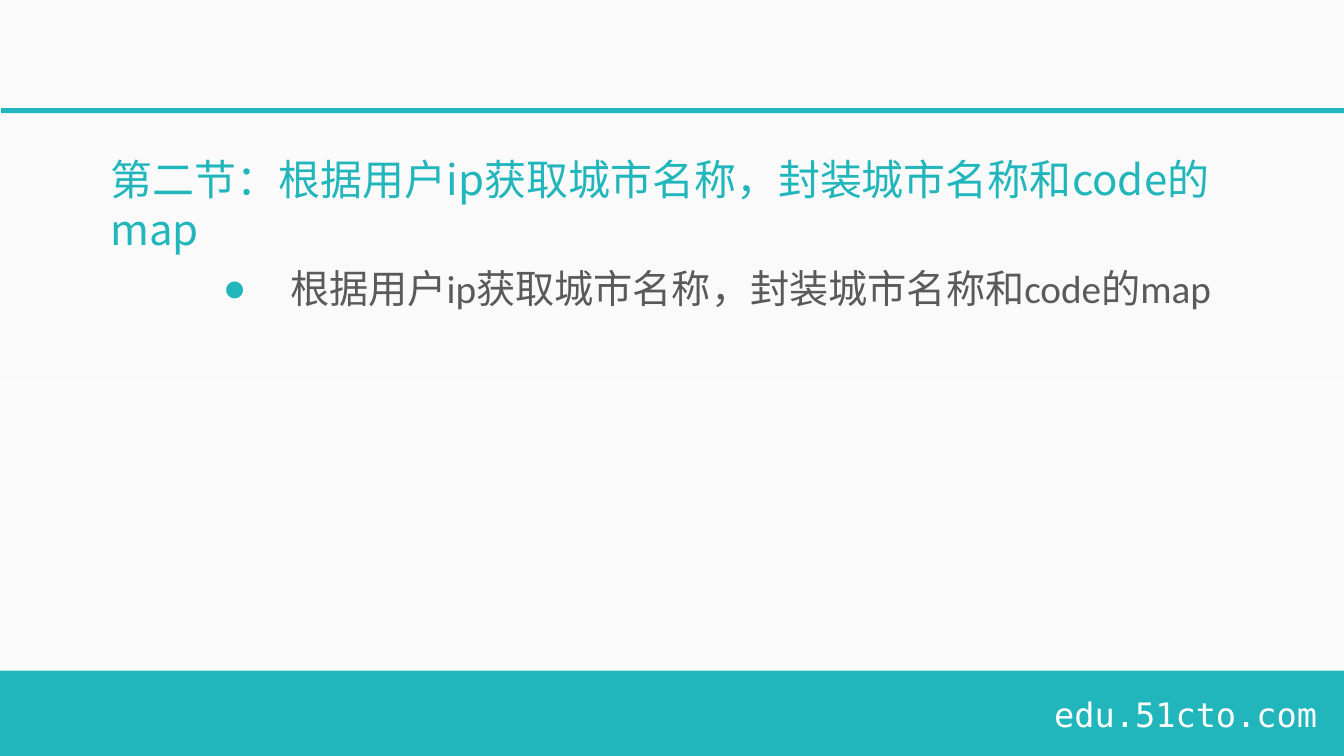
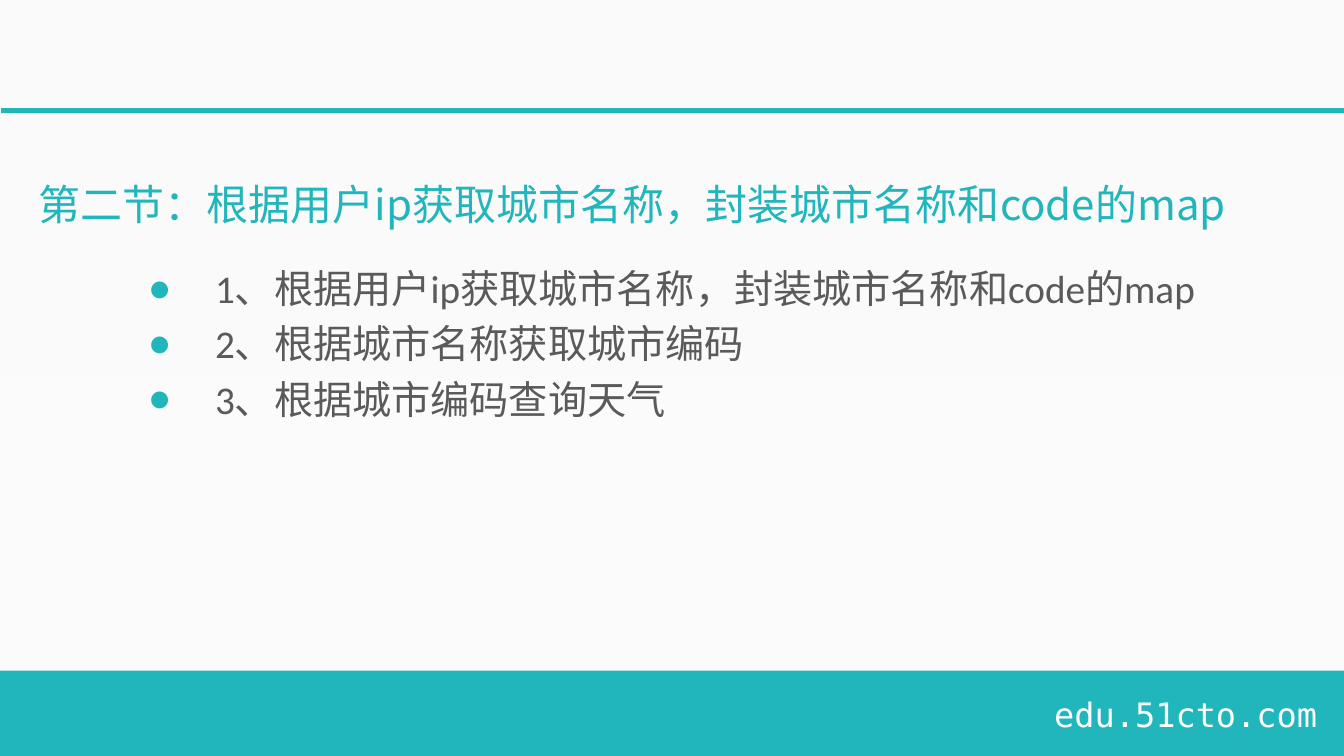
Before and after one commit to gaogaoyanjiu/openresty4NginxOrLua, a slide deck: slide 4 of 07-动手开发一个根据ip显示对应城市天气的API/07-动手开发一个根据ip显示对应城市天气的API.pptx. Drawn at 1344x756 pixels with LibreOffice and Linux fonts; fonts in the diff are those of the drawing; background and template pictures are left out. Boxes give left, top, right and bottom in pixels: in the first picture for what was removed or moved away, otherwise in the second. Text is boxed around its words. In the diff, an @@ line names an element or a change of style, - is before the commit and + after.

```diff
--- a/07-动手开发一个根据ip显示对应城市天气的API/07-动手开发一个根据ip显示对应城市天气的API.pptx
+++ b/07-动手开发一个根据ip显示对应城市天气的API/07-动手开发一个根据ip显示对应城市天气的API.pptx
@@ title "第二节：根据用户ip获取城市名称，封装城市名称和code的map" rewrapped from <box>111,159,1210,205</box> to <box>38,184,1225,230</box> @@
@@ text at <box>215,270,1195,417</box>: text changed @@
-● 根据用户ip获取城市名称，封装城市名称和code的map
+● 1、根据用户ip获取城市名称，封装城市名称和code的map
+● 2、根据城市名称获取城市编码
+● 3、根据城市编码查询天气
```
Also in this commit, not shown: 6 other files.
